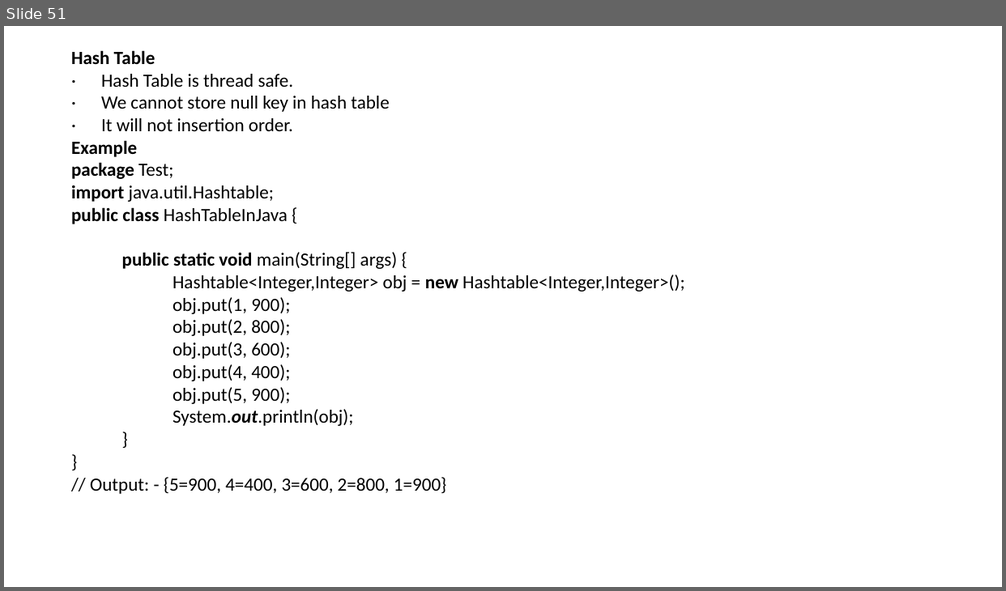
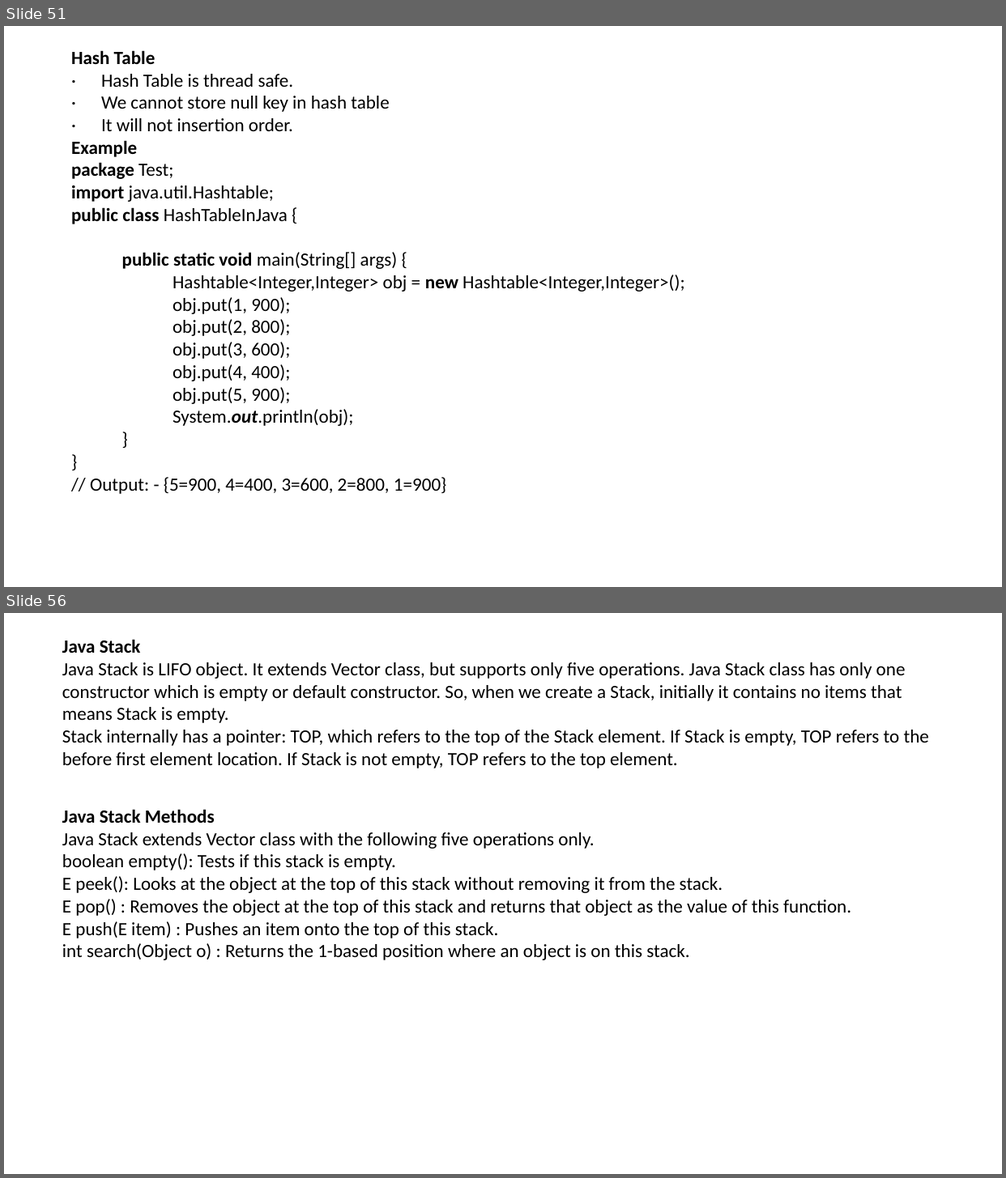
Before and after one commit to LearnByBhanuPratap/seleniumBasic, a slide deck: src/main/java/Core Java.pptx. Shown one above the other, each under a label of ours: slide 51 before the commit, slides 51 and 56 after it; the slides between them are not shown. The pictures are 1006x591 and 1006x1178 pixels, drawn with LibreOffice and Linux fonts; fonts in the diff are those of the drawing. Boxes give left, top, right and bottom in pixels: in the first picture for what was removed or moved away, otherwise in the second. Text is boxed around its words. In the diff, an @@ line names an element or a change of style, - is before the commit and + after.

Commit message:
adding core Java

```diff
--- a/src/main/java/Core Java.pptx
+++ b/src/main/java/Core Java.pptx
@@ slide 56 added at <box>4,613,1002,1174</box>, background #FFFFFF @@
@@ text added at <box>62,639,929,769</box>, 18 pt, text #000000 @@
+Java Stack
+Java Stack is LIFO object. It extends Vector class, but supports only five operations. Java Stack class has only one constructor which is empty or default constructor. So, when we create a Stack, initially it contains no items that means Stack is empty.
+Stack internally has a pointer: TOP, which refers to the top of the Stack element. If Stack is empty, TOP refers to the before first element location. If Stack is not empty, TOP refers to the top element.
@@ text added at <box>62,809,851,960</box>, 18 pt, text #000000 @@
+Java Stack Methods
+Java Stack extends Vector class with the following five operations only.
+boolean empty(): Tests if this stack is empty.
+E peek(): Looks at the object at the top of this stack without removing it from the stack.
+E pop() : Removes the object at the top of this stack and returns that object as the value of this function.
+E push(E item) : Pushes an item onto the top of this stack.
+int search(Object o) : Returns the 1-based position where an object is on this stack.
```
Also in this commit, not shown: 17 other slides added.
